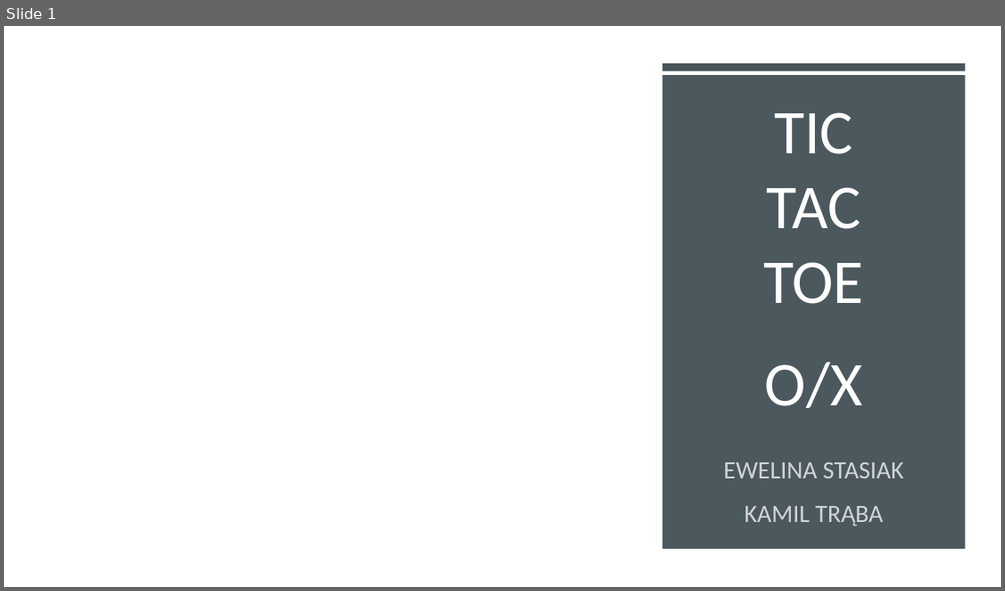
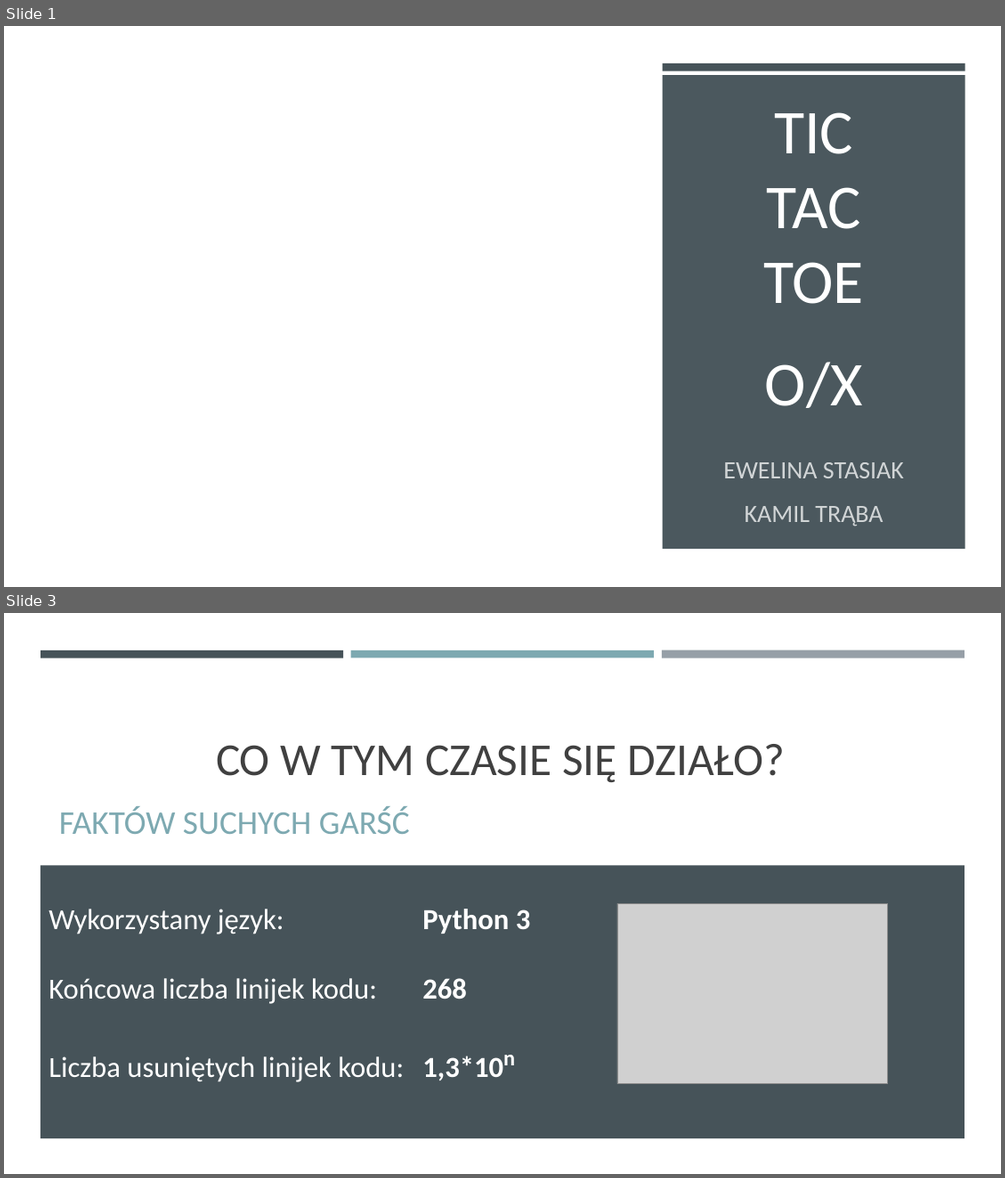
Before and after one commit to prooffek/Codecool-TicTacToe, a slide deck: TicTacToe.pptx. Shown one above the other, each under a label of ours: slide 1 before the commit, slides 1 and 3 after it; the slides between them are not shown. The pictures are 1005x591 and 1005x1178 pixels, drawn with LibreOffice and Linux fonts; fonts in the diff are those of the drawing; grey boxes stand for pictures; background and template pictures are left out. Boxes give left, top, right and bottom in pixels: in the first picture for what was removed or moved away, otherwise in the second. Text is boxed around its words. In the diff, an @@ line names an element or a change of style, - is before the commit and + after.

```diff
--- a/TicTacToe.pptx
+++ b/TicTacToe.pptx
@@ slide 3 added at (4,613,1001,1174), background #FFFFFF @@
@@ rectangle added at (40,650,343,657), fill #465359 @@
@@ rectangle added at (351,650,654,657), fill #7DA9B1 @@
@@ rectangle added at (662,650,964,658), fill #969FA7 @@
@@ title added at (216,744,785,782), 44 pt, text #404040 @@
+CO W TYM CZASIE SIĘ DZIAŁO?
@@ subtitle added at (59,806,410,834), 32 pt, text #7DA9B1 @@
+FAKTÓW SUCHYCH GARŚĆ
@@ rectangle added at (40,865,965,1138), fill #465359 @@
@@ picture added at (617,903,888,1083) @@
@@ text added at (48,908,531,1082), 28 pt, text #FFFFFF @@
+Wykorzystany język: Python 3
+Końcowa liczba linijek kodu: 268
+Liczba usuniętych linijek kodu: 1,3*10n
```
Also in this commit, not shown: 7 other slides added, 1 slide removed, 1 other file.
